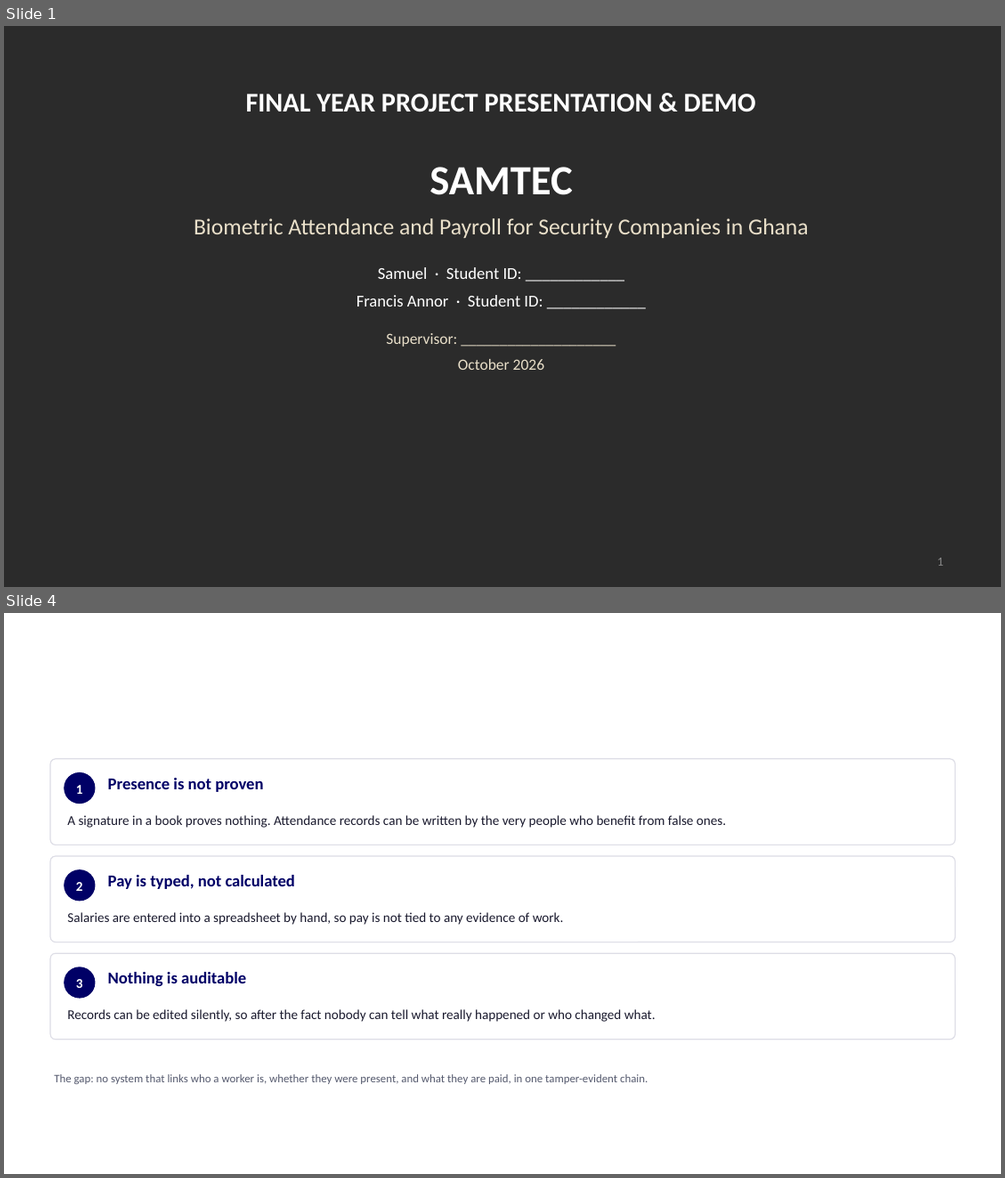
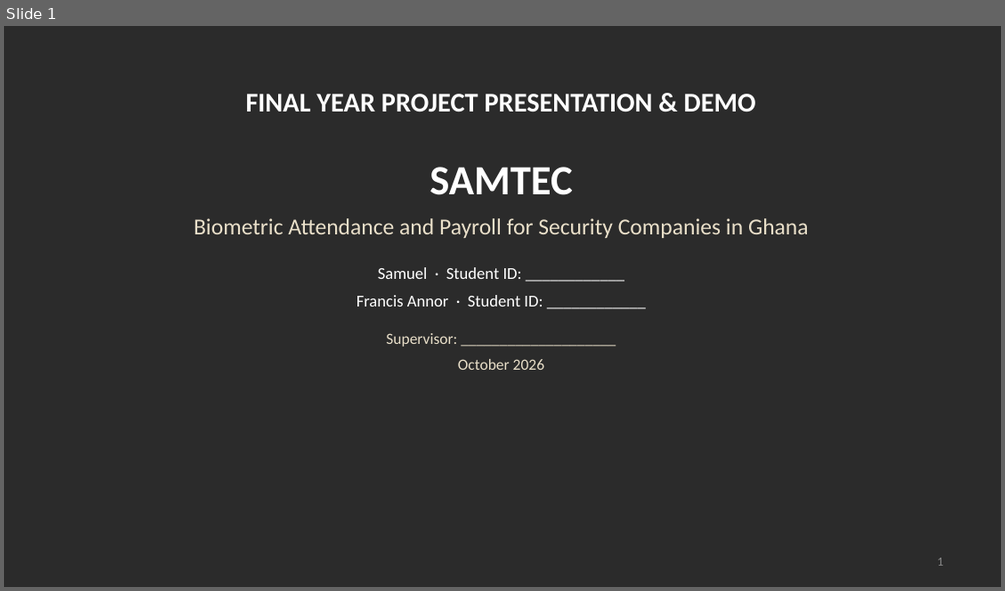
Before and after one commit to TEAM-DEVV/samtec-security-system, a slide deck: docs/guides/SAMTEC-defence-slides.pptx. Shown one above the other, each under a label of ours: slides 1 and 4 before the commit, slide 1 after it; the slides between them are not shown. The pictures are 1005x1178 and 1005x591 pixels, drawn with LibreOffice and Linux fonts; fonts in the diff are those of the drawing; background and template pictures are left out; a plain dark background stands for a picture behind light text. Boxes give left, top, right and bottom in pixels: in the first picture for what was removed or moved away, otherwise in the second. Text is boxed around its words. In the diff, an @@ line names an element or a change of style, - is before the commit and + after.

```diff
--- a/docs/guides/SAMTEC-defence-slides.pptx
+++ b/docs/guides/SAMTEC-defence-slides.pptx
@@ slide 4 removed at (4, 613, 1001, 1174), background picture (left out) @@
@@ title removed at (50, 644, 955, 719) @@
-Problem statement
@@ rounded rectangle removed at (50, 759, 955, 844) @@
@@ ellipse removed at (64, 772, 96, 803) @@
-1
@@ text removed at (108, 778, 263, 792) @@
-Presence is not proven
@@ text removed at (67, 815, 726, 827) @@
-A signature in a book proves nothing. Attendance records can be written by the very people who benefit from false ones.
@@ rounded rectangle removed at (50, 856, 955, 942) @@
@@ ellipse removed at (64, 869, 96, 900) @@
-2
@@ text removed at (108, 875, 295, 889) @@
-Pay is typed, not calculated
@@ text removed at (67, 912, 564, 925) @@
-Salaries are entered into a spreadsheet by hand, so pay is not tied to any evidence of work.
@@ rounded rectangle removed at (50, 953, 955, 1039) @@
@@ ellipse removed at (64, 966, 96, 998) @@
-3
@@ text removed at (108, 972, 246, 986) @@
-Nothing is auditable
@@ text removed at (67, 1009, 655, 1022) @@
-Records can be edited silently, so after the fact nobody can tell what really happened or who changed what.
@@ text removed at (54, 1074, 647, 1084) @@
-The gap: no system that links who a worker is, whether they were present, and what they are paid, in one tamper-evident chain.
```
Also in this commit, not shown: 2 slides changed, 6 slides added, 19 other slides removed, 1 other file.
